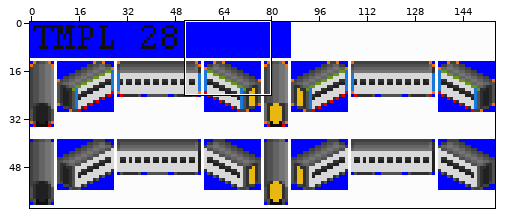
A sprite sheet gets an edit: gfx/Template/old_28px.png. The picture above shows the old version from afar; the outline marks the close-up.
Close-up. Before:
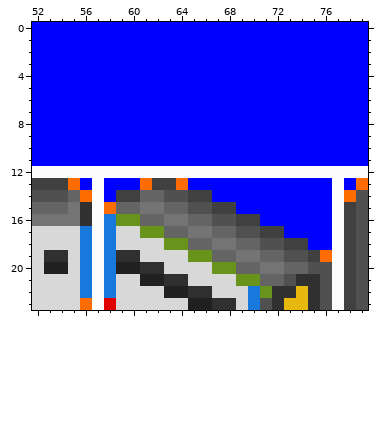
The file is 155x62 pixels. Colours within 5 levels of each other are drawn and written as one. Shown: x 52..79, y 0..23.
After:
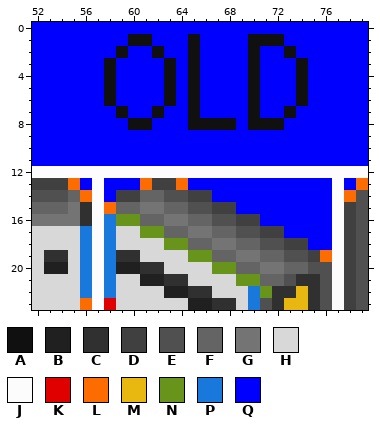
Palette (. is transparent): A #101010  B #202020  C #303030  D #404040  E #505050  F #646464  G #747474  H #d8d8d8  J #fcfcfc  K #e00000  L #fc6c00  M #e8b810  N #68941c  P #1878dc  Q #0000ff
From the commit log: Added "old" text to purchase sprites for template test units using the old template
What changed:
{"y":1,"x":60,"old":"QQ","new":"AA"}
{"y":1,"x":65,"old":"Q","new":"A"}
{"y":1,"x":70,"old":"QQQ","new":"AAA"}
{"y":2,"x":59,"old":"Q","new":"A"}
{"y":2,"x":62,"old":"Q","new":"A"}
{"y":2,"x":65,"old":"Q","new":"A"}
{"y":2,"x":70,"old":"Q","new":"A"}
{"y":2,"x":73,"old":"Q","new":"A"}
{"y":3,"x":58,"old":"Q","new":"A"}
{"y":3,"x":63,"old":"Q","new":"A"}
{"y":3,"x":65,"old":"Q","new":"A"}
{"y":3,"x":70,"old":"Q","new":"A"}
{"y":3,"x":74,"old":"Q","new":"A"}
{"y":4,"x":58,"old":"Q","new":"A"}
{"y":4,"x":63,"old":"Q","new":"A"}
{"y":4,"x":65,"old":"Q","new":"A"}
{"y":4,"x":70,"old":"Q","new":"A"}
{"y":4,"x":74,"old":"Q","new":"A"}
{"y":5,"x":58,"old":"Q","new":"A"}
{"y":5,"x":63,"old":"Q","new":"A"}
{"y":5,"x":65,"old":"Q","new":"A"}
{"y":5,"x":70,"old":"Q","new":"A"}
{"y":5,"x":74,"old":"Q","new":"A"}
{"y":6,"x":58,"old":"Q","new":"A"}
{"y":6,"x":63,"old":"Q","new":"A"}
{"y":6,"x":65,"old":"Q","new":"A"}
{"y":6,"x":70,"old":"Q","new":"A"}
{"y":6,"x":74,"old":"Q","new":"A"}
{"y":7,"x":59,"old":"Q","new":"A"}
{"y":7,"x":62,"old":"Q","new":"A"}
{"y":7,"x":65,"old":"Q","new":"A"}
{"y":7,"x":70,"old":"Q","new":"A"}
{"y":7,"x":73,"old":"Q","new":"A"}
{"y":8,"x":60,"old":"QQ","new":"AA"}
{"y":8,"x":65,"old":"QQQQ","new":"AAAA"}
{"y":8,"x":70,"old":"QQQ","new":"AAA"}
{"label":"changed","picture_box":[104,34,308,130]}
